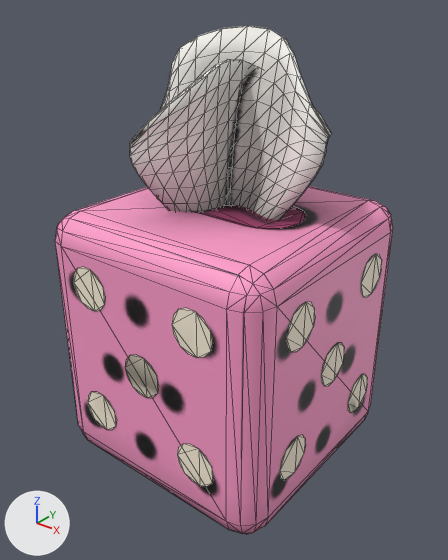
A saved change to the glTF model client/public/models/tissue_box.glb.
Both versions are drawn from a 50 mm lens placed at (0.169, -0.214, 0.224), pointed at (0.001, -0.005, 0.094). The lights are fixed; the arrows at lower left show +X, +Y and +Z. The older version comes first. Mesh edges are drawn as thin lines. Vertices at exactly the same position are counted once.

Names of what the first picture shows: 'tissue_box'.
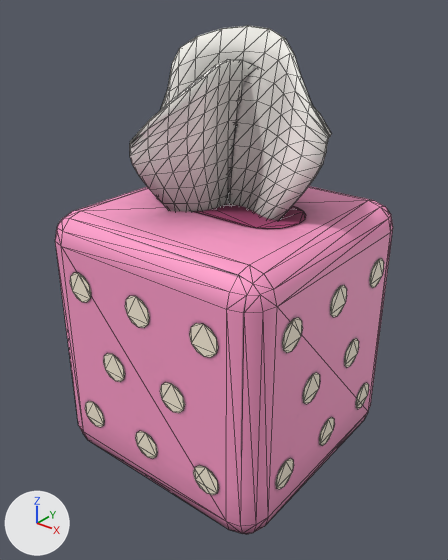
What the commit changed:
me_tissue_box is used by ob_tissue_box; location (0.0, 0.0, 0.0).
me_tissue_box had 920 vertices, 1482 faces and spanned x -0.06..0.06, y -0.06..0.06, z 0.0..0.206.
me_tissue_box now has 1024 vertices, 1562 faces and spans x -0.06..0.06, y -0.06..0.06, z 0.0..0.206.
me_tissue_box part 1: the loose piece of 14 vertices spanning x 0.06, y -0.041..-0.019, z 0.025..0.045 is rebuilt with 12 vertices and now spans x 0.06, y -0.043..-0.029, z 0.023..0.037.
me_tissue_box part 2: the loose piece of 14 vertices spanning x 0.019..0.041, y -0.06, z 0.025..0.045 is rebuilt with 12 vertices and now spans x 0.029..0.043, y -0.06, z 0.023..0.037.
me_tissue_box part 3: the loose piece of 14 vertices spanning x 0.06, y 0.019..0.041, z 0.025..0.045 is rebuilt with 12 vertices and now spans x 0.06, y 0.029..0.043, z 0.023..0.037.
me_tissue_box part 4: the loose piece of 14 vertices spanning x -0.041..-0.019, y -0.06, z 0.091..0.111 is rebuilt with 12 vertices and now spans x -0.043..-0.029, y -0.06, z 0.093..0.107.
me_tissue_box part 5: the loose piece of 14 vertices spanning x 0.06, y -0.041..-0.019, z 0.091..0.111 is rebuilt with 12 vertices and now spans x 0.06, y -0.043..-0.029, z 0.093..0.107.
me_tissue_box part 6: the loose piece of 14 vertices spanning x 0.019..0.041, y -0.06, z 0.091..0.111 is rebuilt with 12 vertices and now spans x 0.029..0.043, y -0.06, z 0.093..0.107.
me_tissue_box part 7: the loose piece of 14 vertices spanning x 0.06, y 0.019..0.041, z 0.091..0.111 is rebuilt with 12 vertices and now spans x 0.06, y 0.029..0.043, z 0.093..0.107.
me_tissue_box part 8: the loose piece of 14 vertices spanning x -0.041..-0.019, y -0.06, z 0.025..0.045 is rebuilt with 12 vertices and now spans x -0.043..-0.029, y -0.06, z 0.023..0.037.
me_tissue_box part 9: the loose piece of 14 vertices spanning x -0.01..0.01, y -0.06, z 0.058..0.078 is deleted.
me_tissue_box part 10: the loose piece of 14 vertices spanning x 0.06, y -0.01..0.01, z 0.058..0.078 is deleted.
me_tissue_box part 11: 48 vertices added at x -0.025..0.025, y -0.06, z 0.023..0.107.
me_tissue_box part 12: 48 vertices added at x 0.06, y -0.025..0.025, z 0.023..0.107.
me_tissue_box part 13: 619 kept faces spanning x -0.058..0.058, y -0.058..0.06, z 0.0..0.206 get new texture (UV) coordinates.
Other edits to the shape of me_tissue_box do not show in these pictures.

What differs and where, as boxes [x1, y1, x2, y2] in the pictures (448 x 560 px):
part 1 of me_tissue_box, rebuilt (30% narrower, 30% shorter): before [280, 435, 306, 480]; after [276, 458, 294, 489]
part 2 of me_tissue_box, rebuilt (29% narrower, 28% shorter): before [177, 444, 214, 486]; after [193, 465, 219, 495]
part 3 of me_tissue_box, rebuilt (30% narrower, 32% shorter): before [348, 374, 367, 413]; after [356, 383, 369, 409]
part 4 of me_tissue_box, rebuilt (31% narrower, 33% shorter): before [74, 267, 105, 311]; after [70, 273, 91, 302]
part 5 of me_tissue_box, rebuilt (27% narrower, 29% shorter): before [286, 302, 315, 352]; after [282, 318, 303, 353]
part 6 of me_tissue_box, rebuilt (27% narrower, 31% shorter): before [172, 308, 212, 358]; after [189, 323, 218, 357]
part 7 of me_tissue_box, rebuilt (32% narrower, 32% shorter): before [361, 254, 382, 297]; after [370, 259, 384, 288]
part 8 of me_tissue_box, rebuilt (33% narrower, 31% shorter): before [88, 392, 117, 430]; after [85, 401, 104, 427]
part 9 of me_tissue_box, deleted: before [125, 355, 159, 398]
part 10 of me_tissue_box, deleted: before [321, 343, 344, 386]
part 11 of me_tissue_box, added: after [103, 296, 185, 459]
part 12 of me_tissue_box, added: after [303, 285, 359, 446]
part 13 of me_tissue_box, surface changed: [134, 59, 346, 234] in both
